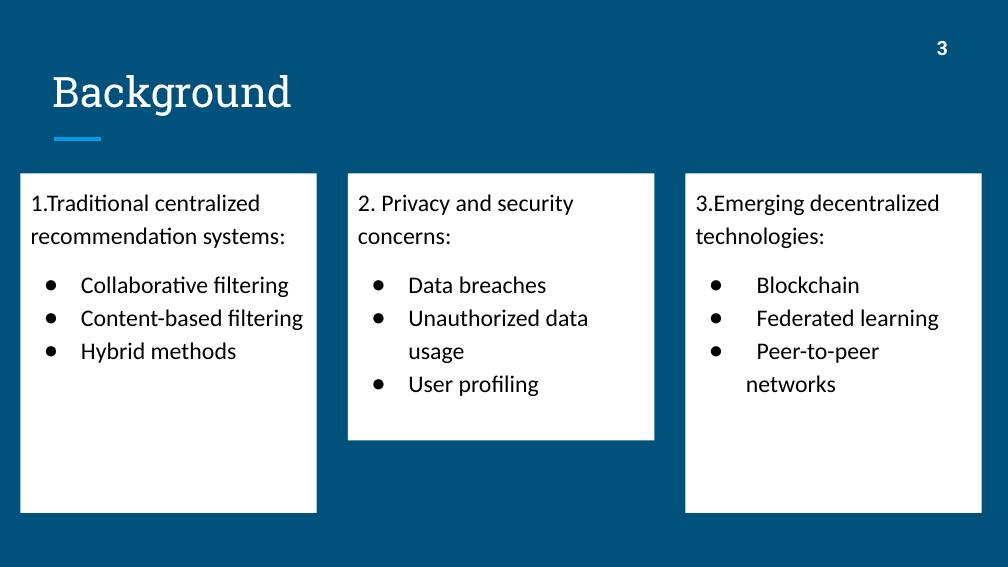
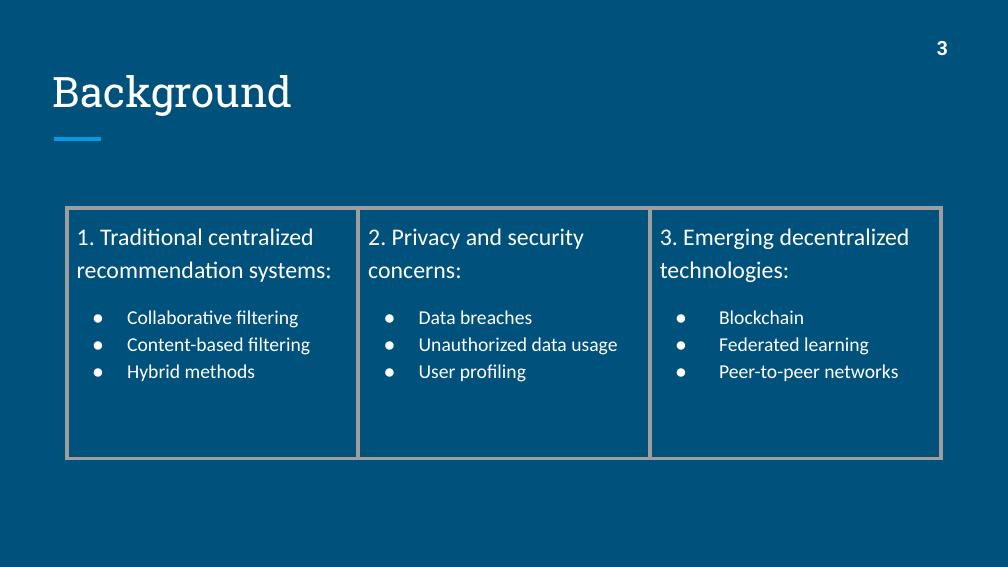
Before and after one commit to sakibrokoni/CSE707, a slide deck: slide 4 of Task 4b/CSE707_Task 4b_Group6.pptx. Drawn at 1008x567 pixels with LibreOffice and Linux fonts; fonts in the diff are those of the drawing. Boxes give left, top, right and bottom in pixels: in the first picture for what was removed or moved away, otherwise in the second. Text is boxed around its words. In the diff, an @@ line names an element or a change of style, - is before the commit and + after.

```diff
--- a/Task 4b/CSE707_Task 4b_Group6.pptx
+++ b/Task 4b/CSE707_Task 4b_Group6.pptx
@@ text removed at (x1=20, y1=173, x2=317, y2=513) @@
-1.Traditional centralized recommendation systems:
-● Collaborative filtering
-● Content-based filtering
-● Hybrid methods
@@ rectangle removed at (x1=348, y1=173, x2=654, y2=440) @@
-2. Privacy and security concerns:
-● Data breaches
-● Unauthorized data usage
-● User profiling
@@ text removed at (x1=685, y1=173, x2=982, y2=513) @@
-3.Emerging decentralized technologies:
-● Blockchain
-● Federated learning
-● Peer-to-peer networks
@@ table added at (x1=67, y1=209, x2=940, y2=539), 1 rows, 3 columns @@
+1. Traditional centralized recommendation systems: / Collaborative filtering / Content-based filtering / Hybrid methods | 2. Privacy and security concerns: / Data breaches / Unauthorized data usage / User profiling | 3. Emerging decentralized technologies: / Blockchain / Federated learning / Peer-to-peer networks
```
Also in this commit, not shown: 15 other slides changed, 3 slides added, 1 other file.
